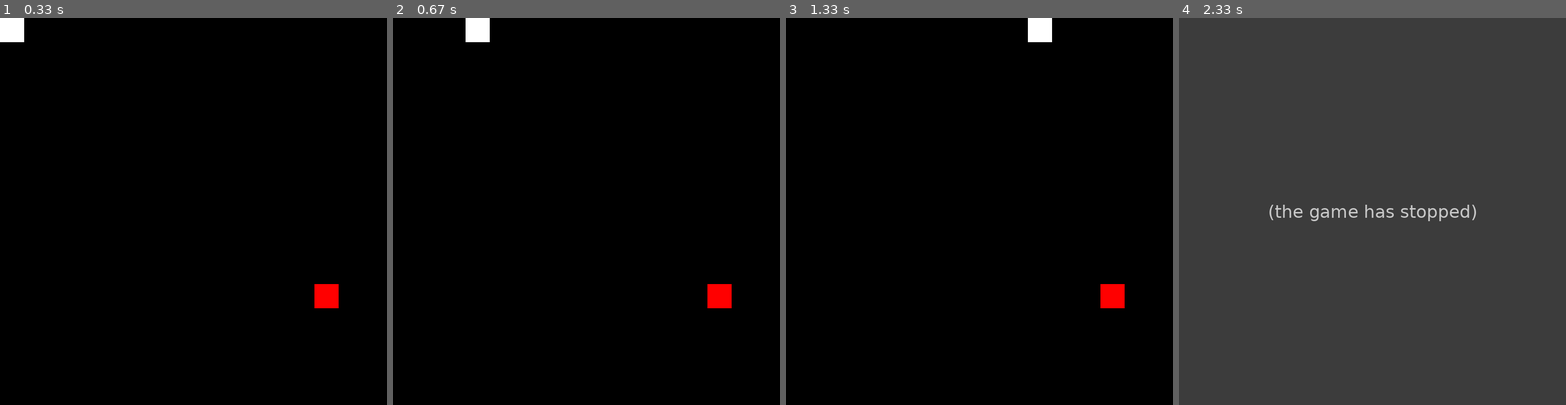
Above: before the commit, frames 1-4 (left to right).
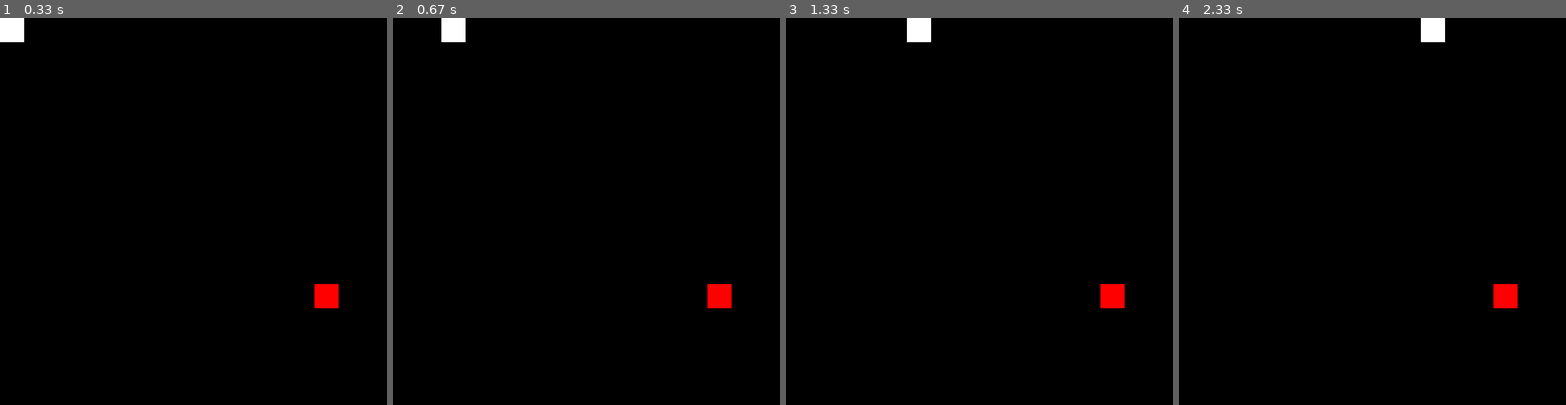
Above: after the commit, the same moments.

Repository: benjamin051000/pygames
Game: pygame game, started from snake/snake.py
Two runs of this game, one before a commit and one after it. Both use one fixed random seed, a clock stepped at 60 frames per second and the inputs below.
Inputs:
- Up to frame 1 (0.33 s): no input
- Up to frame 2 (0.67 s): hold Right from 0.33 s (still down)
- Up to frame 3 (1.33 s): release Right at 0.8 s; hold Right from 1.3 s (still down)
- Up to frame 4 (2.33 s): release Right at 1.8 s

Frame 1 is identical in both runs. In frame 2, 0.8% of the frame differs, in the area x 12-25%, y 0-7%; in frame 3, 0.8%; in frame 4, 100%, in the area x 0-100%, y 0-100%.
Before the commit the program exited at 2 s; later frames show no game.

Commit message:
added pong (WIP)

Diff:
--- /dev/null
+++ b/pong/clearcodepong.py
@@ -0,0 +1,196 @@
+import pygame, sys, random
+
+class Block(pygame.sprite.Sprite):
+	def __init__(self,path,x_pos,y_pos):
+		super().__init__()
+		self.image = pygame.image.load(path)
+		self.rect = self.image.get_rect(center = (x_pos,y_pos))
+
+class Player(Block):
+	def __init__(self,path,x_pos,y_pos,speed):
+		super().__init__(path,x_pos,y_pos)
+		self.speed = speed
+		self.movement = 0
+
+	def screen_constrain(self):
+		if self.rect.top <= 0:
+			self.rect.top = 0
+		if self.rect.bottom >= screen_height:
+			self.rect.bottom = screen_height
+
+	def update(self,ball_group):
+		self.rect.y += self.movement
+		self.screen_constrain()
+
+class Ball(Block):
+	def __init__(self,path,x_pos,y_pos,speed_x,speed_y,paddles):
+		super().__init__(path,x_pos,y_pos)
+		self.speed_x = speed_x * random.choice((-1,1))
+		self.speed_y = speed_y * random.choice((-1,1))
+		self.paddles = paddles
+		self.active = False
+		self.score_time = 0
+
+	def update(self):
+		if self.active:
+			self.rect.x += self.speed_x
+			self.rect.y += self.speed_y
+			self.collisions()
+		else:
+			self.restart_counter()
+
+	def collisions(self):
+		if self.rect.top <= 0 or self.rect.bottom >= screen_height:
+			#pygame.mixer.Sound.play(plob_sound)
+			self.speed_y *= -1
+
+		if pygame.sprite.spritecollide(self,self.paddles,False):
+			#pygame.mixer.Sound.play(plob_sound)
+			collision_paddle = pygame.sprite.spritecollide(self,self.paddles,False)[0].rect
+			if abs(self.rect.right - collision_paddle.left) < 10 and self.speed_x > 0:
+				self.speed_x *= -1
+			if abs(self.rect.left - collision_paddle.right) < 10 and self.speed_x < 0:
+				self.speed_x *= -1
+			if abs(self.rect.top - collision_paddle.bottom) < 10 and self.speed_y < 0:
+				self.rect.top = collision_paddle.bottom
+				self.speed_y *= -1
+			if abs(self.rect.bottom - collision_paddle.top) < 10 and self.speed_y > 0:
+				self.rect.bottom = collision_paddle.top
+				self.speed_y *= -1
+
+	def reset_ball(self):
+		self.active = False
+		self.speed_x *= random.choice((-1,1))
+		self.speed_y *= random.choice((-1,1))
+		self.score_time = pygame.time.get_ticks()
+		self.rect.center = (screen_width/2,screen_height/2)
+		#pygame.mixer.Sound.play(score_sound)
+
+	def restart_counter(self):
+		current_time = pygame.time.get_ticks()
+		countdown_number = 3
+
+		if current_time - self.score_time <= 700:
+			countdown_number = 3
+		if 700 < current_time - self.score_time <= 1400:
+			countdown_number = 2
+		if 1400 < current_time - self.score_time <= 2100:
+			countdown_number = 1
+		if current_time - self.score_time >= 2100:
+			self.active = True
+
+		time_counter = basic_font.render(str(countdown_number),True,accent_color)
+		time_counter_rect = time_counter.get_rect(center = (screen_width/2,screen_height/2 + 50))
+		pygame.draw.rect(screen,bg_color,time_counter_rect)
+		screen.blit(time_counter,time_counter_rect)
+
+class Opponent(Block):
+	def __init__(self,path,x_pos,y_pos,speed):
+		super().__init__(path,x_pos,y_pos)
+		self.speed = speed
+
+	def update(self,ball_group):
+		if self.rect.top < ball_group.sprite.rect.y:
+			self.rect.y += self.speed
+		if self.rect.bottom > ball_group.sprite.rect.y:
+			self.rect.y -= self.speed
+		self.constrain()
+
+	def constrain(self):
+		if self.rect.top <= 0: self.rect.top = 0
+		if self.rect.bottom >= screen_height: self.rect.bottom = screen_height
+
+class GameManager:
+	def __init__(self,ball_group,paddle_group):
+		self.player_score = 0
+		self.opponent_score = 0
+		self.ball_group = ball_group
+		self.paddle_group = paddle_group
+
+	def run_game(self):
+		# Drawing the game objects
+		self.paddle_group.draw(screen)
+		self.ball_group.draw(screen)
+
+		# Updating the game objects
+		self.paddle_group.update(self.ball_group)
+		self.ball_group.update()
+		self.reset_ball()
+		self.draw_score()
+
+	def reset_ball(self):
+		if self.ball_group.sprite.rect.right >= screen_width:
+			self.opponent_score += 1
+			self.ball_group.sprite.reset_ball()
+		if self.ball_group.sprite.rect.left <= 0:
+			self.player_score += 1
+			self.ball_group.sprite.reset_ball()
+
+	def draw_score(self):
+		player_score = basic_font.render(str(self.player_score),True,accent_color)
+		opponent_score = basic_font.render(str(self.opponent_score),True,accent_color)
+
+		player_score_rect = player_score.get_rect(midleft = (screen_width / 2 + 40,screen_height/2))
+		opponent_score_rect = opponent_score.get_rect(midright = (screen_width / 2 - 40,screen_height/2))
+
+		screen.blit(player_score,player_score_rect)
+		screen.blit(opponent_score,opponent_score_rect)
+
+# General setup
+#pygame.mixer.pre_init(44100,-16,2,512)
+pygame.init()
+clock = pygame.time.Clock()
+
+# Main Window
+screen_width = 1280
+screen_height = 960
+screen = pygame.display.set_mode((screen_width,screen_height))
+pygame.display.set_caption('Pong')
+
+# Global Variables
+bg_color = pygame.Color('#2F373F')
+accent_color = (27,35,43)
+basic_font = pygame.font.Font('freesansbold.ttf', 32)
+# plob_sound = #pygame.mixer.Sound("pong.ogg")
+# score_sound = #pygame.mixer.Sound("score.ogg")
+middle_strip = pygame.Rect(screen_width/2 - 2,0,4,screen_height)
+
+# Game objects
+player = Player('Paddle.png',screen_width - 20,screen_height/2,5)
+opponent = Opponent('Paddle.png',20,screen_width/2,5)
+paddle_group = pygame.sprite.Group()
+paddle_group.add(player)
+paddle_group.add(opponent)
+
+ball = Ball('Ball.png',screen_width/2,screen_height/2,4,4,paddle_group)
+ball_sprite = pygame.sprite.GroupSingle()
+ball_sprite.add(ball)
+
+game_manager = GameManager(ball_sprite,paddle_group)
+
+while True:
+	for event in pygame.event.get():
+		if event.type == pygame.QUIT:
+			pygame.quit()
+			sys.exit()
+		if event.type == pygame.KEYDOWN:
+			if event.key == pygame.K_UP:
+				player.movement -= player.speed
+			if event.key == pygame.K_DOWN:
+				player.movement += player.speed
+		if event.type == pygame.KEYUP:
+			if event.key == pygame.K_UP:
+				player.movement += player.speed
+			if event.key == pygame.K_DOWN:
+				player.movement -= player.speed
+
+	# Background Stuff
+	screen.fill(bg_color)
+	pygame.draw.rect(screen,accent_color,middle_strip)
+
+	# Run the game
+	game_manager.run_game()
+
+	# Rendering
+	pygame.display.flip()
+	clock.tick(120)
--- /dev/null
+++ b/pong/colors.py
@@ -0,0 +1,14 @@
+"""
+colors.py
+Contains color constants.
+
+"""
+
+class Colors:
+    """ Color Constants. """
+    BLACK = (0, 0, 0)
+    WHITE = (255, 255, 255)
+
+    RED = (255, 0, 0)
+    GREEN = (0, 255, 0)
+    BLUE = (0, 0, 255)
--- /dev/null
+++ b/pong/pong.py
@@ -0,0 +1,98 @@
+import pygame
+from pygame.locals import (
+    K_UP,
+    K_DOWN,
+    K_LEFT,
+    K_RIGHT,
+    K_ESCAPE,
+    KEYDOWN,
+    QUIT,
+)
+from colors import Colors
+pygame.init()
+
+# Constants
+SCREENSIZE = WIDTH, HEIGHT = 400, 400
+
+class Ball(pygame.sprite.Sprite):
+    def __init__(self):
+        super().__init__()
+        self.surf = pygame.Surface((50, 50))
+        self.rect = self.surf.get_rect(
+            topleft=(10, 10)
+        )
+        pygame.draw.circle(self.surf, Colors.WHITE, self.rect.center, 10)
+
+    def update(self):
+        self.rect.move_ip(1, 1)
+
+    def display(self, surface: pygame.Surface):
+        surface.blit(self.surf, self.rect)
+
+
+class Paddle(pygame.sprite.Sprite):
+    def __init__(self):
+        super().__init__()
+        self.surf = pygame.Surface((10, 80))
+        self.surf.fill(Colors.WHITE)
+        self.rect = self.surf.get_rect(center=(self.surf.get_width() / 2, HEIGHT / 2))
+        self.speed = 5
+
+    def update(self, pressed_keys):
+        if pressed_keys[K_UP]:
+            self.rect.move_ip(0, -1 * self.speed)
+        elif pressed_keys[K_DOWN]:
+            self.rect.move_ip(0, 1 * self.speed)
+
+        # Constrain paddle to top and bottom of screen
+        if self.rect.top < 0:
+            self.rect.top = 0
+        if self.rect.bottom > HEIGHT:
+            self.rect.bottom = HEIGHT
+
+    def display(self, surf: pygame.Surface):
+        surf.blit(self.surf, self.rect)
+
+
+
+def main():
+
+    screen = pygame.display.set_mode(SCREENSIZE)
+
+    clock = pygame.time.Clock()
+
+    ball = Ball()
+
+    player1 = Paddle()
+
+    running = True
+    while running:
+        # Handle events
+        for event in pygame.event.get():
+            if event.type == KEYDOWN:
+                if event.key == K_ESCAPE:
+                    running = False
+            elif event.type == QUIT:
+                running = False
+
+        ball.update()
+
+        pressed_keys = pygame.key.get_pressed()
+
+        player1.update(pressed_keys)
+
+        # Reset screen
+        screen.fill(Colors.BLACK)
+
+        ball.display(screen)
+        player1.display(screen)
+
+        pygame.display.update()
+
+        clock.tick(60)
+
+
+
+
+if __name__ == "__main__":
+    main()
--- a/snake/snake.py
+++ b/snake/snake.py
@@ -51,10 +51,12 @@
             self.last_key = K_RIGHT
 
         # We don't have to update every tail square. Just move the last square to the 2nd spot (right behind the head).
-        sprite_list = self.tail.sprites()
-        # for idx in range(len(sprite_list), 1, -1):
-        #     sprite_list[idx].rect.move_ip(sprite_list[idx].rect.x, sprite_list[idx].rect.y)
+        sprite_list: list = self.tail.sprites()
 
+        for i in range(len(sprite_list)-1, 0, -1):  # Iterate from tail to head
+            # Move the last sprite to the one ahead of it.
+            x, y = sprite_list[i-1].rect.x, sprite_list[i-1].rect.y
+            sprite_list[i].rect.move_ip(x, y)
 
         self.rect.move_ip(*self.direction)
 
@@ -162,7 +164,7 @@
         screen.blit(apple.surf, apple.rect)
         pygame.display.update()
 
-        clock.tick(10)
+        clock.tick(5)
 
 
 if __name__ == '__main__':
Binary file added: pong/Ball.png
Binary file added: pong/Paddle.png
